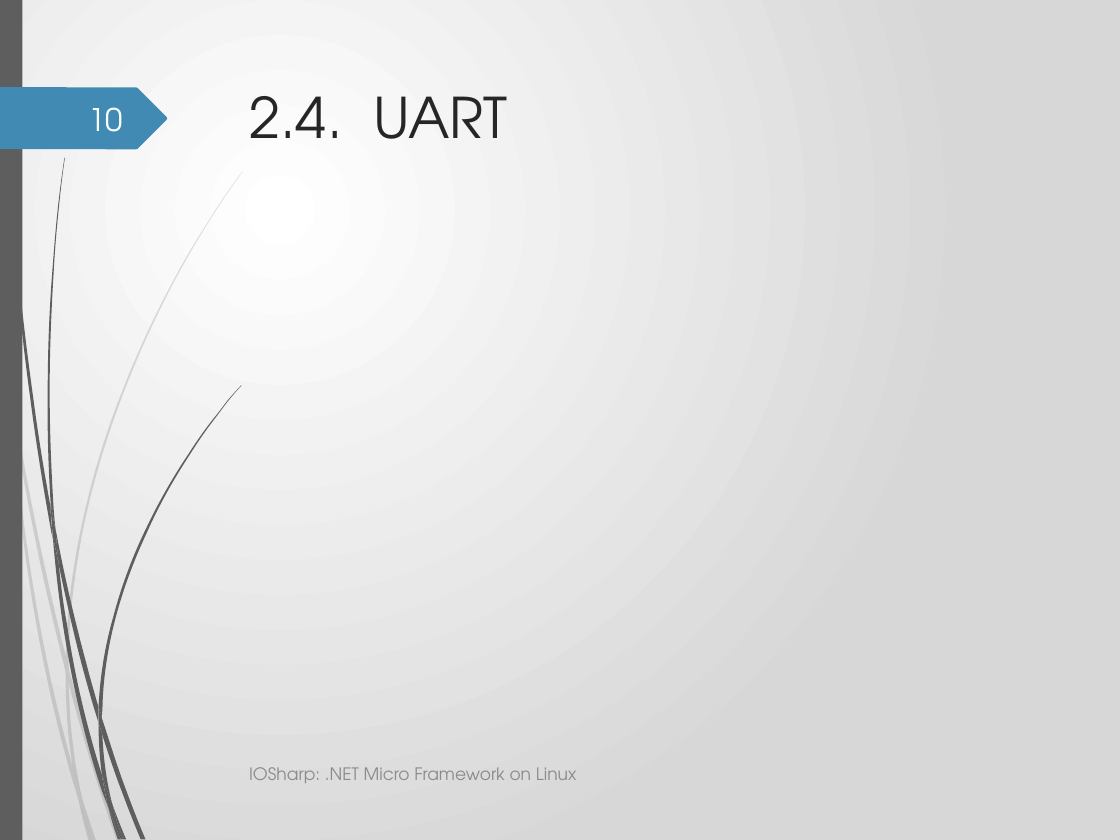
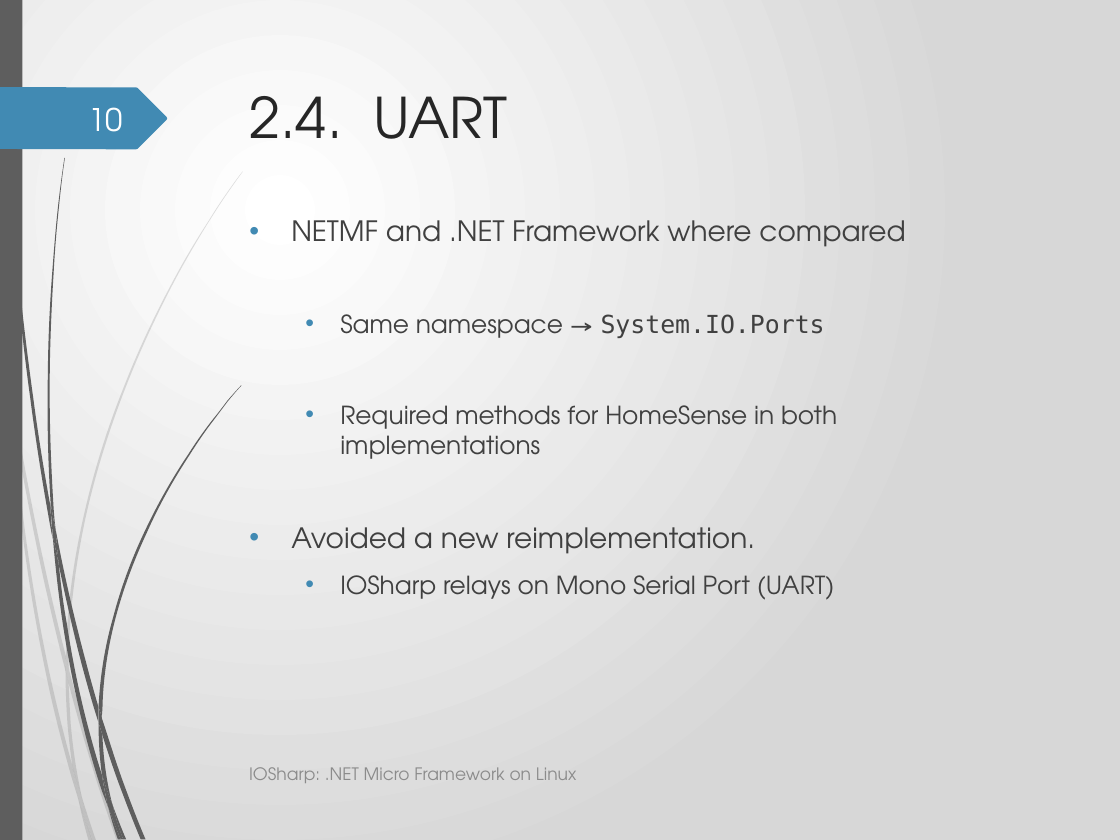
Before and after one commit to GerardSoleCa/BachelorThesisMisc, a slide deck: slide 10 of ThesisDoc/IOSharp.pptx. Drawn at 1120x840 pixels with LibreOffice and Linux fonts; fonts in the diff are those of the drawing; background and template pictures are left out. Boxes give left, top, right and bottom in pixels: in the first picture for what was removed or moved away, otherwise in the second. Text is boxed around its words. In the diff, an @@ line names an element or a change of style, - is before the commit and + after.

```diff
--- a/ThesisDoc/IOSharp.pptx
+++ b/ThesisDoc/IOSharp.pptx
@@ text added at box(291, 220, 905, 600), 16 pt, text #404040 @@
+• NETMF and .NET Framework where compared
+  • Same namespace → System.IO.Ports
+  • Required methods for HomeSense in both implementations
+• Avoided a new reimplementation.
+  • IOSharp relays on Mono Serial Port (UART)
```
Also in this commit, not shown: 8 other slides changed, 4 slides added, 5 other files.
